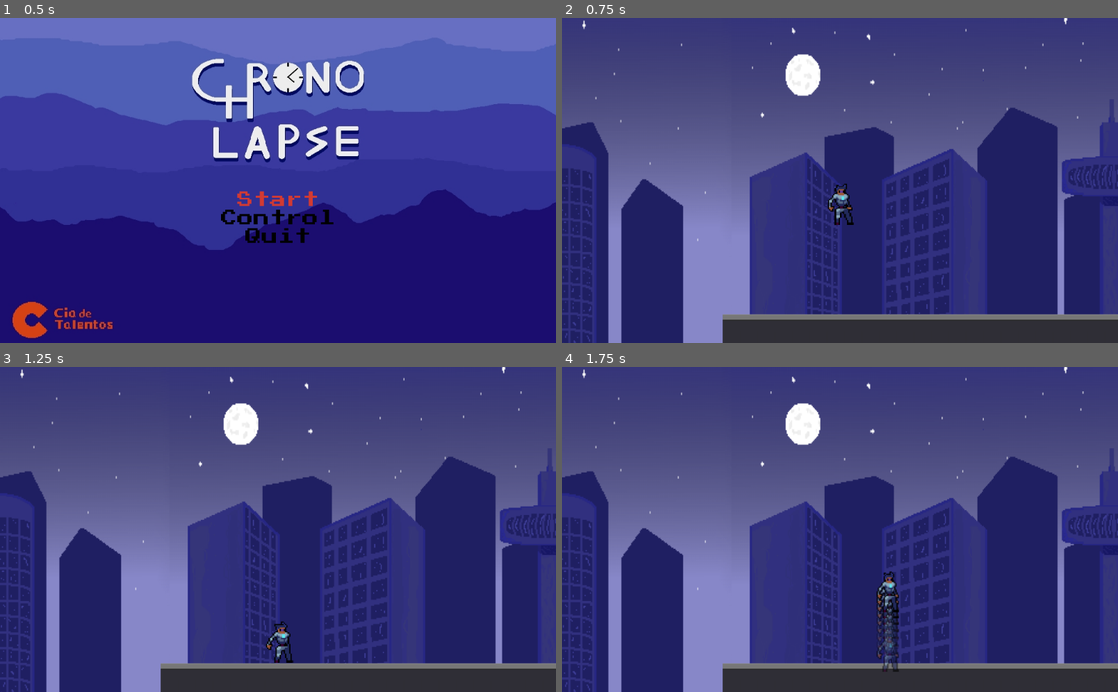
Above: before the commit, frames 1-4 (two rows, left to right).
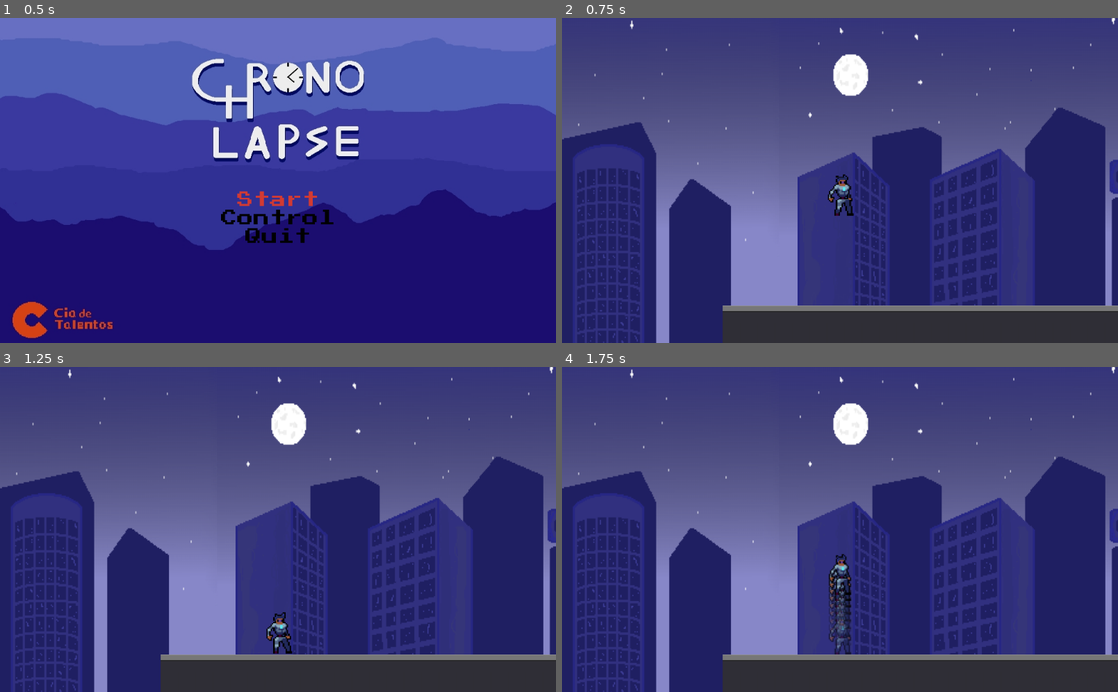
Above: after the commit, the same moments.

Repository: 2023M1T9-Inteli/grupo2
Game: Godot game, scene res://Cenas/primeira_tela.tscn
Two runs of this game, one before a commit and one after it. Both use one fixed random seed, a clock stepped at 60 frames per second and the inputs below.
Inputs:
- Up to frame 1 (0.5 s): no input
- Up to frame 2 (0.75 s): click "Start" at 0.5 s
- Up to frame 3 (1.25 s): no input
- Up to frame 4 (1.75 s): hold Right (ui_right) from 1.28 s (still down); hold Space (ui_space) from 1.28 s (still down); tap Up (ui_up) at 1.52 s

Frame 1 is identical in both runs. In frame 2, 33% of the frame differs, in the area x 0-100%, y 0-100%; in frame 3, 33%; in frame 4, 33%.

Commit message:
resolver problema rewind + implementar novas sprites

Diff:
--- a/Game Mario/Branch/Player.tscn
+++ b/Game Mario/Branch/Player.tscn
@@ -85,11 +85,13 @@
 script = ExtResource( 1 )
 
 [node name="Sprite" type="AnimatedSprite" parent="."]
-position = Vector2( -1.22461, 0.0817871 )
+position = Vector2( -30, -40 )
 scale = Vector2( 1.1236, 0.977045 )
 frames = SubResource( 2 )
 animation = "Idle"
+frame = 1
 playing = true
+centered = false
 
 [node name="shape" type="CollisionShape2D" parent="."]
 position = Vector2( 0.275391, -0.0921326 )
@@ -101,7 +103,7 @@
 limit_bottom = 645
 drag_margin_h_enabled = true
 drag_margin_left = 0.3
-drag_margin_top = 0.3
+drag_margin_top = 0.54
 drag_margin_bottom = 0.3
 editor_draw_limits = true
 editor_draw_drag_margin = true
--- a/Game Mario/Cenas/World.tscn
+++ b/Game Mario/Cenas/World.tscn
@@ -12,7 +12,6 @@
 height = 62.0
 
 [node name="World" type="Node2D"]
-position = Vector2( 88, 16 )
 
 [node name="ParallaxBackground" parent="." instance=ExtResource( 2 )]
 
--- a/Game Mario/Script/Monstro.gd
+++ b/Game Mario/Script/Monstro.gd
@@ -4,6 +4,15 @@
 var posicao_inicial
 var posicao_final
 var velocidade = 0.5
+
+onready var ani = $Sprite
+
+var recorded_data = []  #array que atualiza quando personagem se move
+var is_rewinding = false #bool para indicar se função de rebobinar está ativa ou inativa
+var rewind_length = (60 * 3) #3 segundos
+var rewind_ghost = load("res://Cenas/rewind_ghost.tscn")  #direcionar ao sprite que está rebobinando para mostrar seu rastro na tela
+
+
 
 # a primeira do relógio(TicTac), pega seu inicio, fim e deixa na primeira posição da imagem
 func _ready():
@@ -13,6 +22,8 @@
 
 #está fazendo com que o a personagem relógio(TicTac) seja processada várias vezes para sua locomoção e mudança de imagem dela
 func _process(_delta):
+
+	handle_rewind_function()
 
 	if (posicao_inicial <= posicao_final and flip):
 		$".".position.x += velocidade
@@ -26,6 +37,47 @@
 		if($".".position.x <= posicao_inicial):
 			flip = true
 
+func handle_rewind_function():
+	var _ani_number = ani.get_index()
+	var _dir_number = 0
+
+	#se a tecla "espaço for apertada, a ação do personagem é rebobinada
+	if(Input.is_action_pressed("ui_space")):
+		is_rewinding = true
+		if(recorded_data.size() > 0):
+			var current_frame = recorded_data[0]
+
+			#Definir a animação/posição/direção de nossos objetos
+			if(current_frame != null):
+				$Sprite.hide()
+				ani.animation = current_frame[0]
+				global_position = current_frame[1]
+				ani.flip_h = current_frame[2]
+				$Sprite.play("rewind")
+				#definir as propriedades do efeito fantasma do personagem
+				var ghost : Sprite = rewind_ghost.instance()
+				ghost.texture = ani.frames.get_frame(ani.animation,ani.frame)
+				ghost.global_position = global_position
+				ghost.flip_h = ani.flip_h
+				get_parent().add_child(ghost)
+
+			#remove o frame atual para não repetir
+			recorded_data.pop_front()
+
+	#salvar os dados da posição do personagem
+	else:
+		$Sprite.show()
+		is_rewinding = false
+
+		if(ani.flip_h):
+			_dir_number = 1
+		else:
+			_dir_number = 0
+
+		recorded_data.push_front([ani.animation,global_position,ani.flip_h])
+		if(recorded_data.size() > rewind_length): #eliminar dados com mais de 3 segundos
+			recorded_data.pop_back()
+
 #quando o persagem principal pular em cima do relógio(TicTac) ele irá morrer(desaparecer da tela)
 func dano():
 	$".".queue_free()
--- a/Game Mario/Script/plataforma_movel.gd
+++ b/Game Mario/Script/plataforma_movel.gd
@@ -10,6 +10,15 @@
 var duration = 3#duração do movimento
 
 const WAIT_DURATION = 1 #duração do delay da plataforma
+
+onready var ani = $Sprite
+
+var recorded_data = []  #array que atualiza quando personagem se move
+var is_rewinding = false #bool para indicar se função de rebobinar está ativa ou inativa
+var rewind_length = (60 * 3) #3 segundos
+var rewind_ghost = load("res://Cenas/rewind_ghost.tscn")  #direcionar ao sprite que está rebobinando para mostrar seu rastro na tela
+
+
 
 #chama a função _start_tween()
 func _ready():
